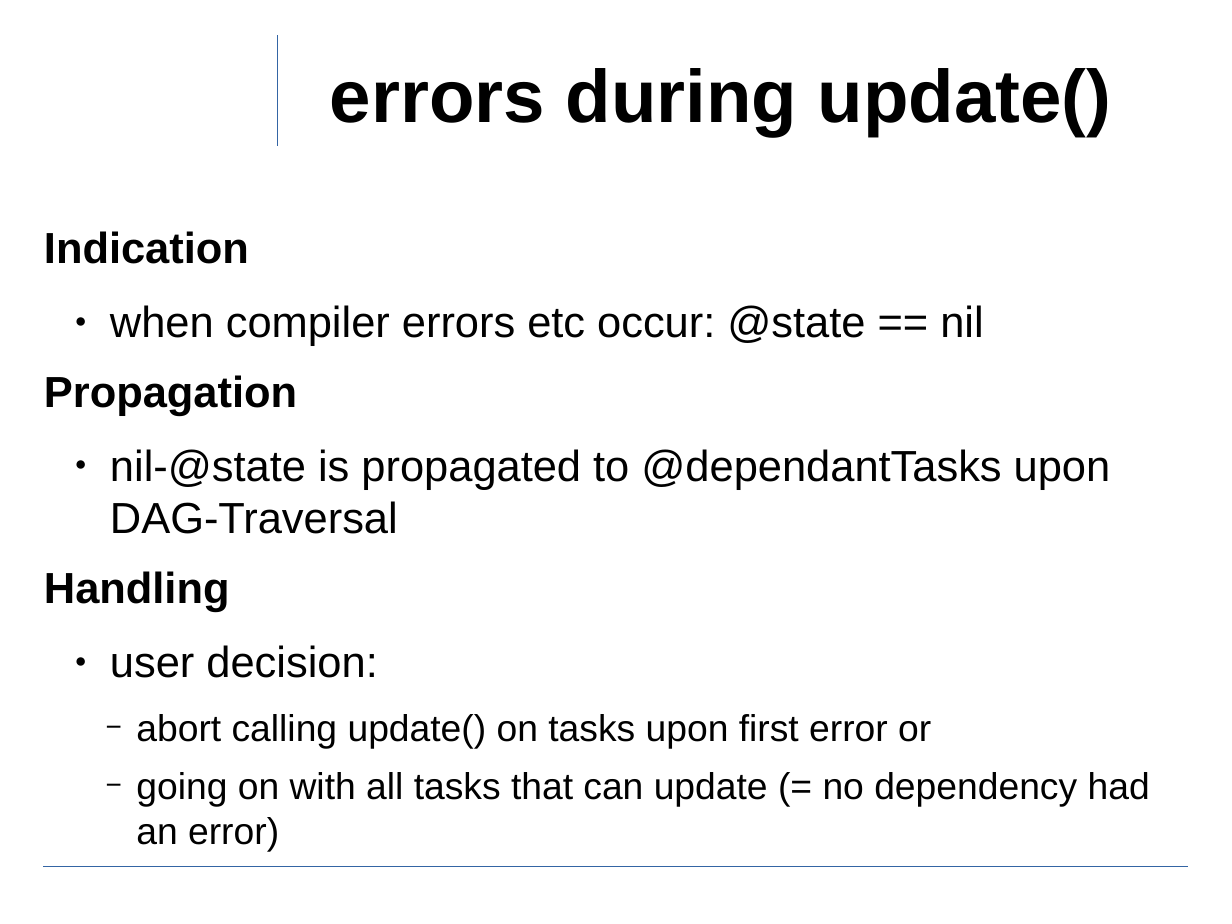
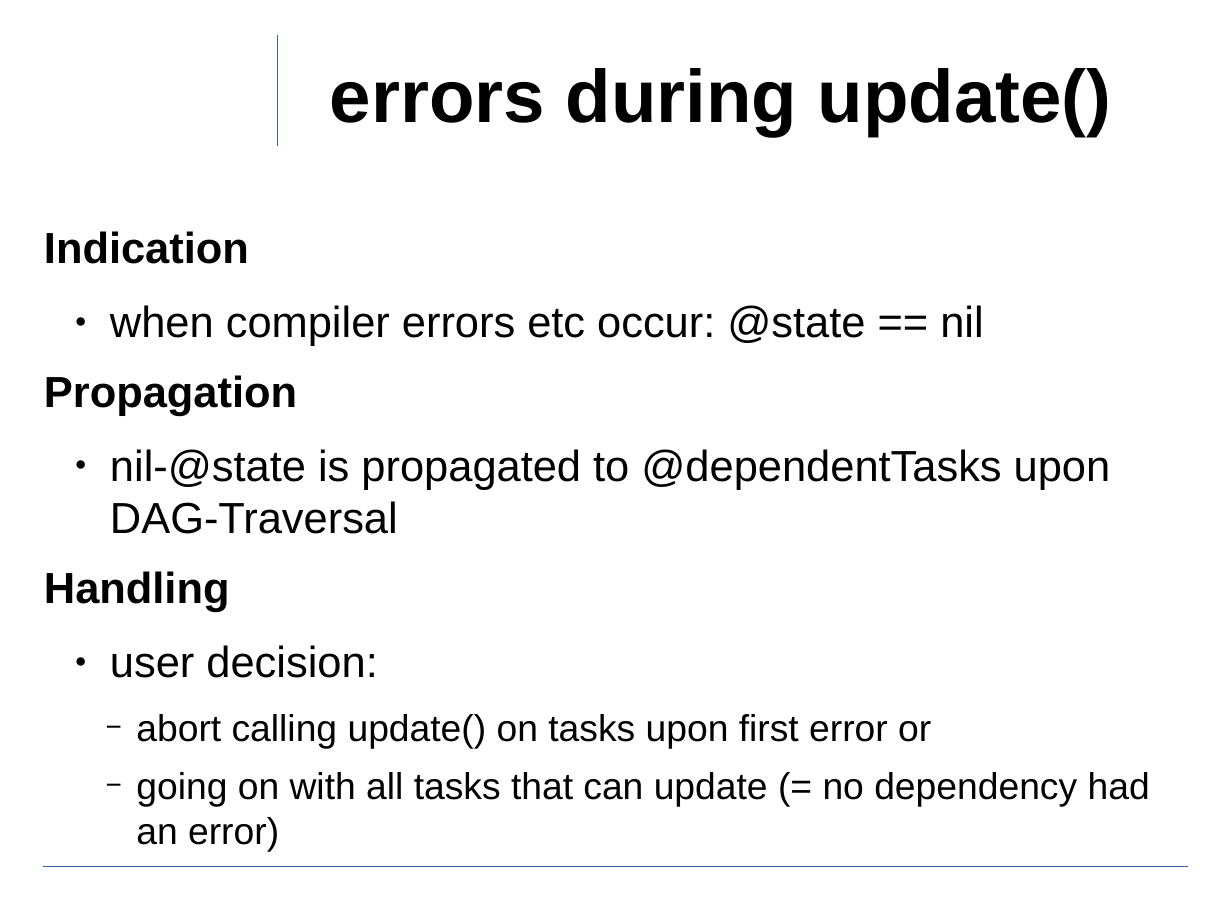
Before and after one commit to ewuenf/Makr, a slide deck: slide 15 of doc/concepts/Makr_Concepts.01.odp (slide 14 before the commit). Drawn at 1232x924 pixels with LibreOffice and Linux fonts; fonts in the diff are those of the drawing; background and template pictures are left out. Boxes give left, top, right and bottom in pixels: in the first picture for what was removed or moved away, otherwise in the second. Text is boxed around its words. In the diff, an @@ line names an element or a change of style, - is before the commit and + after.

```diff
--- a/doc/concepts/Makr_Concepts.01.odp
+++ b/doc/concepts/Makr_Concepts.01.odp
@@ text at (x1=110, y1=449, x2=1111, y2=534): text changed @@
-  ● nil-@state is propagated to @dependantTasks upon DAG-Traversal
+  ● nil-@state is propagated to @dependentTasks upon DAG-Traversal
```
Also in this commit, not shown: 6 other slides changed, 1 slide added, 1 other file.
